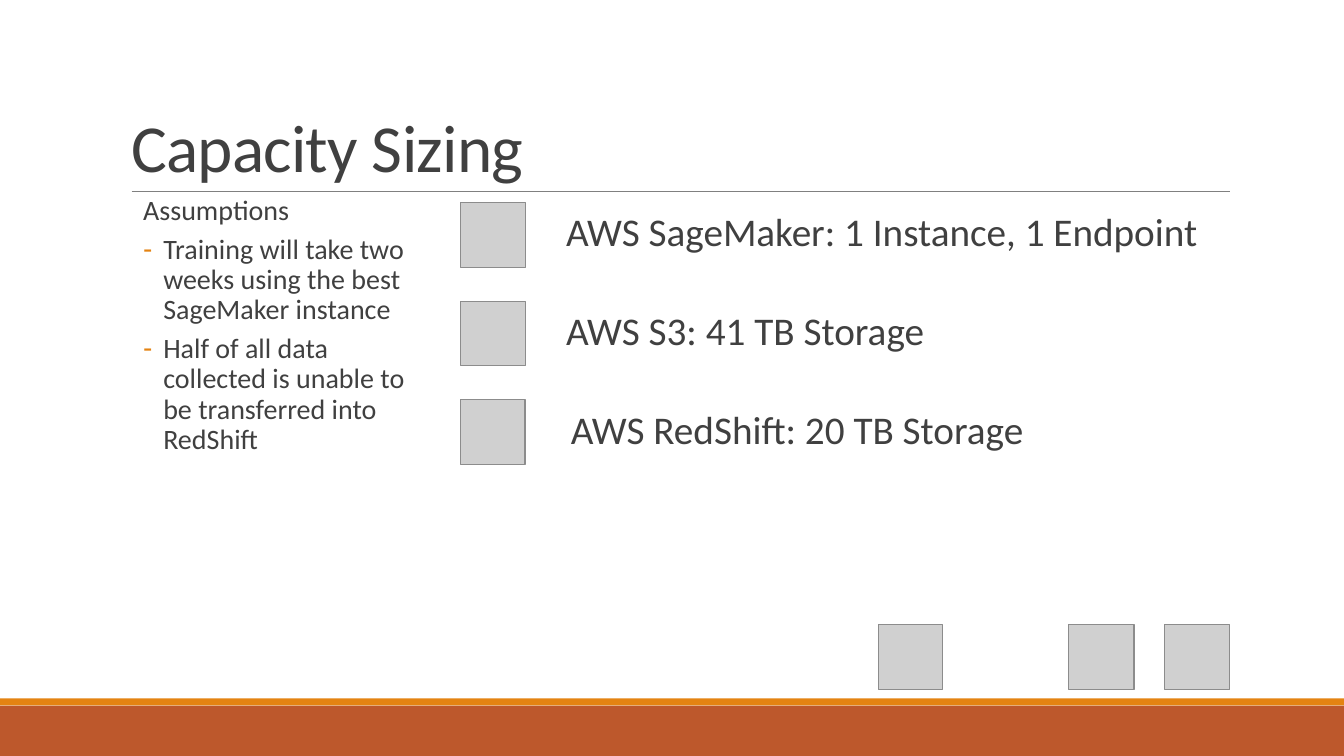
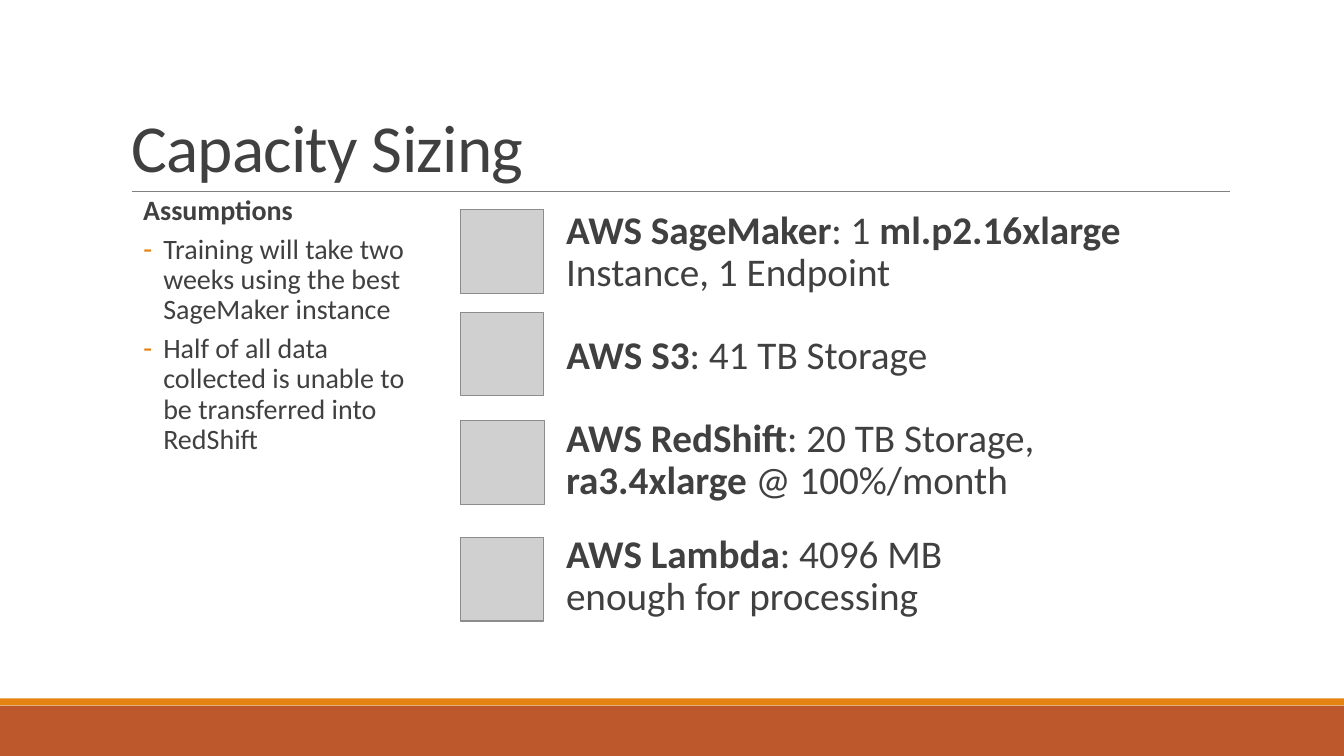
Before and after one commit to samswain2/MSiA-SQ, a slide deck: slide 7 of MSiA 423/hw01/hw01_deck.pptx. Drawn at 1344x756 pixels with LibreOffice and Linux fonts; fonts in the diff are those of the drawing; grey boxes stand for pictures. Boxes give left, top, right and bottom in pixels: in the first picture for what was removed or moved away, otherwise in the second. Text is boxed around its words. In the diff, an @@ line names an element or a change of style, - is before the commit and + after.

```diff
--- a/MSiA 423/hw01/hw01_deck.pptx
+++ b/MSiA 423/hw01/hw01_deck.pptx
@@ text at (143,200,293,225): bold on in "Assumptions" @@
@@ picture: place and size @@
-picture at (461,203,525,267)
+picture at (460,210,543,293)
@@ text at (566,216,1120,293): text changed; bold on @@
-  AWS SageMaker: 1 Instance, 1 Endpoint
+  AWS SageMaker: 1 ml.p2.16xlarge Instance, 1 Endpoint
@@ picture: place and size @@
-picture at (461,301,525,366)
+picture at (461,313,544,396)
@@ text "AWS S3: 41 TB Storage": place and size @@
-text "AWS S3: 41 TB Storage" at (566,319,925,352)
+text "AWS S3: 41 TB Storage" at (566,343,928,376)
@@ text "AWS S3: 41 TB Storage" at (566,343,928,376): bold on in "AWS S3:" @@
@@ picture: place and size @@
-picture at (461,400,525,465)
+picture at (461,421,544,505)
@@ text at (566,424,1034,501): text changed @@
-  AWS RedShift: 20 TB Storage
+  AWS RedShift: 20 TB Storage, ra3.4xlarge @ 100%/month
@@ picture: place and size @@
-picture at (1166,625,1230,690)
+picture at (460,537,543,621)
@@ text added at (566,540,942,617), 28 pt, text #404040 @@
+  AWS Lambda: 4096 MB enough for processing
@@ picture removed at (878,625,943,690) @@
@@ picture removed at (1069,625,1134,691) @@
```
Also in this commit, not shown: 2 other slides changed, 7 other files.
